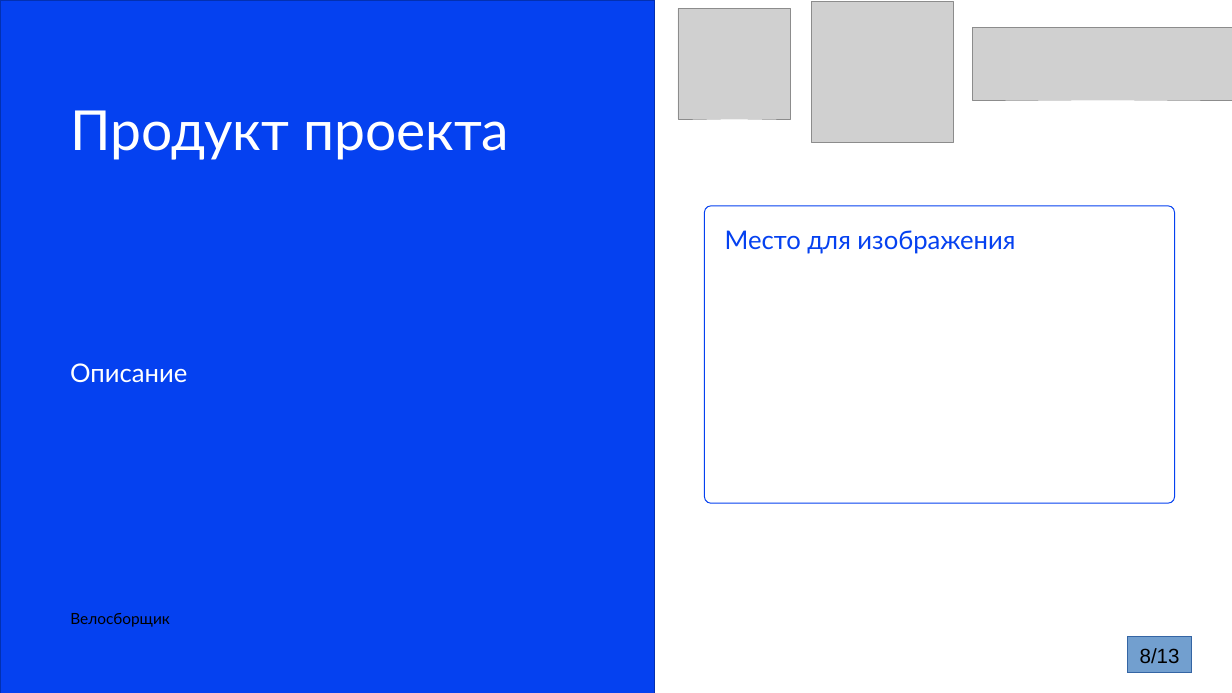
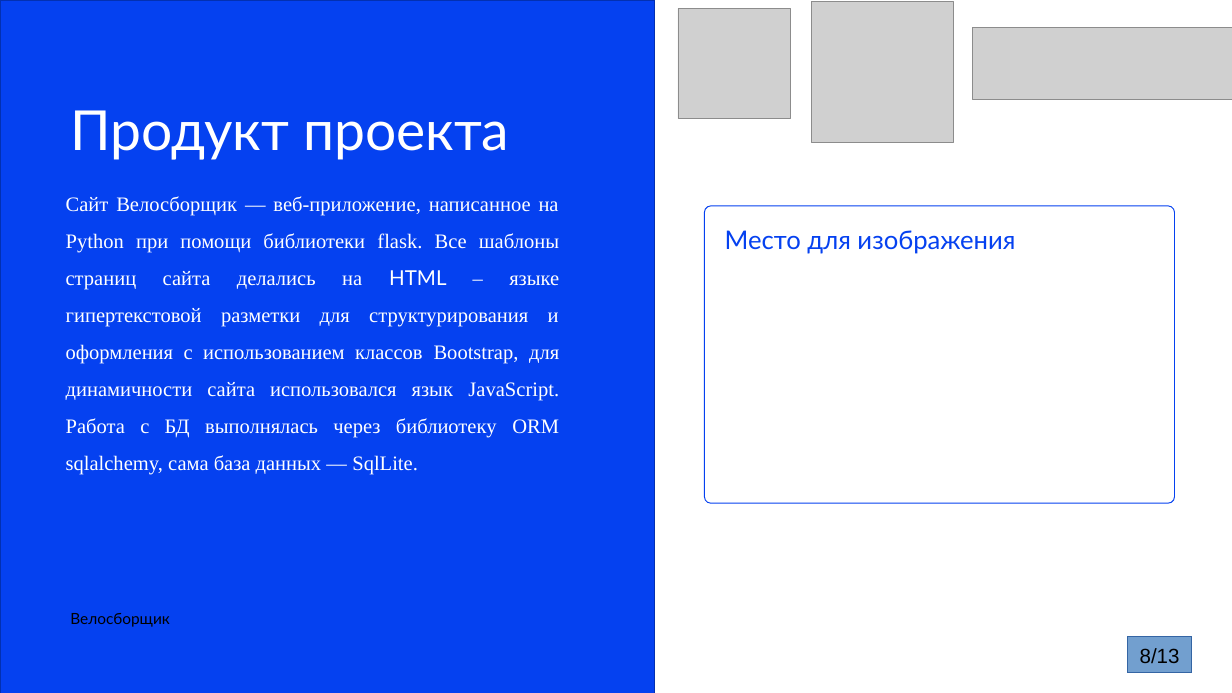
Before and after one commit to alexandr2081/velo, a slide deck: slide 8 of Бесполезные вещи/Презентация.pptx. Drawn at 1232x693 pixels with LibreOffice and Linux fonts; fonts in the diff are those of the drawing; grey boxes stand for pictures. Boxes give left, top, right and bottom in pixels: in the first picture for what was removed or moved away, otherwise in the second. Text is boxed around its words. In the diff, an @@ line names an element or a change of style, - is before the commit and + after.

```diff
--- a/Бесполезные вещи/Презентация.pptx
+++ b/Бесполезные вещи/Презентация.pptx
@@ subtitle added at [66,196,559,475], 32 pt, text #FFFFFF @@
+Сайт Велосборщик — веб-приложение, написанное на Python при помощи библиотеки flask. Все шаблоны страниц сайта делались на HTML – языке гипертекстовой разметки для структурирования и оформления с использованием классов Bootstrap, для динамичности сайта использовался язык JavaScript. Работа с БД выполнялась через библиотеку ORM sqlalchemy, сама база данных — SqlLite.
@@ subtitle removed at [70,363,187,383] @@
-Описание
```
Also in this commit, not shown: 8 other slides changed, 5 other files.
